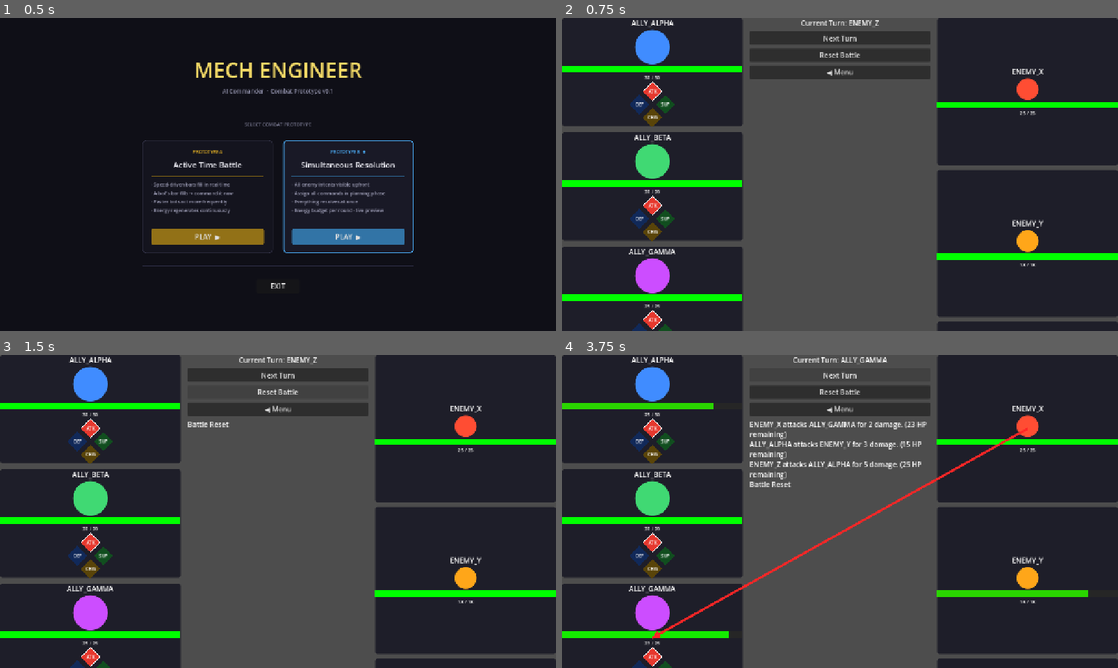
Above: before the commit, frames 1-4 (two rows, left to right).
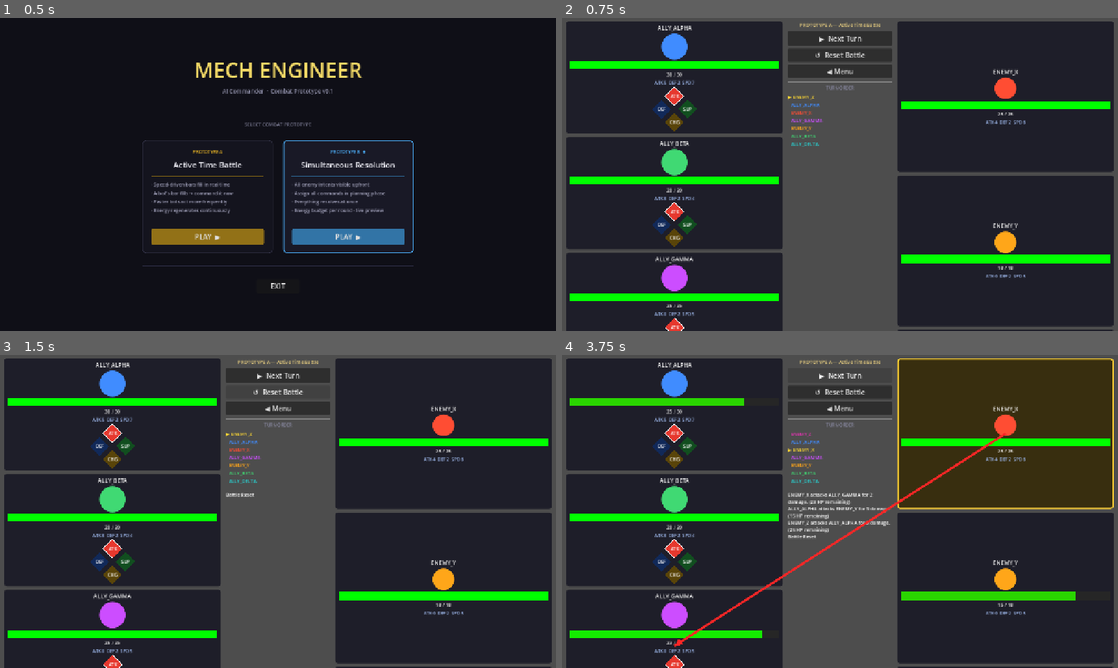
Above: after the commit, the same moments.

Repository: BrickwaII/MechEngineer
Game: Godot game, scene res://menu/main_menu.tscn
The game is run twice, just before and just after one commit, with the same random seed, the same clock (stepped at 60 frames per second) and the same inputs.
Inputs:
- Up to frame 1 (0.5 s): no input
- Up to frame 2 (0.75 s): click "PLAY ▶" at 0.5 s
- Up to frame 3 (1.5 s): click "Reset Battle" (after the commit: "↺ Reset Battle") at 1.25 s
- Up to frame 4 (3.75 s): click "Next Turn" (after the commit: "▶ Next Turn") at 2 s; click "Next Turn" (after the commit: "▶ Next Turn") at 2.75 s; click "Next Turn" (after the commit: "▶ Next Turn") at 3.5 s

Frame 1 is identical in both runs. In frame 2, 27% of the frame differs, in the area x 0-100%, y 0-100%; in frame 3, 28%; in frame 4, 44%.
Error after the commit: Invalid assignment of property or key 'text' with value of type 'String' on a base object of type 'Nil'. (res://systems/battle_manager.gd:213)

Commit message:
Prototype A UI: active bot highlight, stats row, turn queue, fixed layout
- BotCard: adds ATK/DEF/SPD stats label (with temp bonuses), amber active
  border style, set_active() method, taller health bar, content margins
- BattleManager: emits turn_started signal before processing each turn
- battle/main.gd: fixed-width center column (240px), expanding side columns,
  turn queue showing next 8 bots with arrow indicator, tracks active card
- ai_strategies.gd: annotate _pick_target return as Variant and sup_target
  variable explicitly to fix INFERRED_DECLARATION parser error

Diff:
--- a/battle/bot_card.gd
+++ b/battle/bot_card.gd
@@ -8,6 +8,7 @@
 var _name_label: Label
 var _health_bar: ProgressBar
 var _hp_label: Label
+var _stats_label: Label
 var _bar_style: StyleBoxFlat
 var _icon_style: StyleBoxFlat
 var _assignment_label: Label
@@ -15,6 +16,7 @@
 
 var _base_style: StyleBoxFlat
 var _highlight_style: StyleBoxFlat
+var _active_style: StyleBoxFlat
 
 func setup(data: BotData, icon_size: int, interactive: bool = false) -> void:
 	bot_data = data
@@ -23,23 +25,47 @@
 
 	_base_style = StyleBoxFlat.new()
 	_base_style.bg_color = Color(0.12, 0.12, 0.16)
-	_base_style.corner_radius_top_left = 6
-	_base_style.corner_radius_top_right = 6
-	_base_style.corner_radius_bottom_left = 6
+	_base_style.corner_radius_top_left     = 6
+	_base_style.corner_radius_top_right    = 6
+	_base_style.corner_radius_bottom_left  = 6
 	_base_style.corner_radius_bottom_right = 6
+	_base_style.content_margin_top    = 6
+	_base_style.content_margin_bottom = 6
+	_base_style.content_margin_left   = 8
+	_base_style.content_margin_right  = 8
 	add_theme_stylebox_override("panel", _base_style)
 
 	_highlight_style = StyleBoxFlat.new()
-	_highlight_style.bg_color = Color(0.18, 0.28, 0.42)
+	_highlight_style.bg_color = Color(0.12, 0.22, 0.38)
 	_highlight_style.border_color = Color(0.4, 0.8, 1.0)
-	_highlight_style.border_width_top = 2
-	_highlight_style.border_width_right = 2
+	_highlight_style.border_width_top    = 2
+	_highlight_style.border_width_right  = 2
 	_highlight_style.border_width_bottom = 2
-	_highlight_style.border_width_left = 2
-	_highlight_style.corner_radius_top_left = 6
-	_highlight_style.corner_radius_top_right = 6
-	_highlight_style.corner_radius_bottom_left = 6
+	_highlight_style.border_width_left   = 2
+	_highlight_style.corner_radius_top_left     = 6
+	_highlight_style.corner_radius_top_right    = 6
+	_highlight_style.corner_radius_bottom_left  = 6
 	_highlight_style.corner_radius_bottom_right = 6
+	_highlight_style.content_margin_top    = 6
+	_highlight_style.content_margin_bottom = 6
+	_highlight_style.content_margin_left   = 8
+	_highlight_style.content_margin_right  = 8
+
+	_active_style = StyleBoxFlat.new()
+	_active_style.bg_color = Color(0.22, 0.18, 0.06)
+	_active_style.border_color = Color(1.0, 0.82, 0.2)
+	_active_style.border_width_top    = 3
+	_active_style.border_width_right  = 3
+	_active_style.border_width_bottom = 3
+	_active_style.border_width_left   = 3
+	_active_style.corner_radius_top_left     = 6
+	_active_style.corner_radius_top_right    = 6
+	_active_style.corner_radius_bottom_left  = 6
+	_active_style.corner_radius_bottom_right = 6
+	_active_style.content_margin_top    = 6
+	_active_style.content_margin_bottom = 6
+	_active_style.content_margin_left   = 8
+	_active_style.content_margin_right  = 8
 
 	var vbox := VBoxContainer.new()
 	vbox.alignment = BoxContainer.ALIGNMENT_CENTER
@@ -49,6 +75,7 @@
 	_name_label = Label.new()
 	_name_label.text = data.bot_name
 	_name_label.horizontal_alignment = HORIZONTAL_ALIGNMENT_CENTER
+	_name_label.add_theme_font_size_override("font_size", 13)
 	vbox.add_child(_name_label)
 
 	var icon_center := CenterContainer.new()
@@ -59,9 +86,9 @@
 	icon_panel.custom_minimum_size = Vector2(icon_size, icon_size)
 	_icon_style = StyleBoxFlat.new()
 	_icon_style.bg_color = data.color
-	_icon_style.corner_radius_top_left    = icon_size / 2
-	_icon_style.corner_radius_top_right   = icon_size / 2
-	_icon_style.corner_radius_bottom_left = icon_size / 2
+	_icon_style.corner_radius_top_left     = icon_size / 2
+	_icon_style.corner_radius_top_right    = icon_size / 2
+	_icon_style.corner_radius_bottom_left  = icon_size / 2
 	_icon_style.corner_radius_bottom_right = icon_size / 2
 	_icon_style.border_color = Color(0.2, 1.0, 0.3)
 	icon_panel.add_theme_stylebox_override("panel", _icon_style)
@@ -72,7 +99,7 @@
 	_health_bar.max_value = 100.0
 	_health_bar.value = 100.0
 	_health_bar.show_percentage = false
-	_health_bar.custom_minimum_size = Vector2(80, 14)
+	_health_bar.custom_minimum_size = Vector2(60, 18)
 	_health_bar.size_flags_horizontal = Control.SIZE_EXPAND_FILL
 
 	var bg_style := StyleBoxFlat.new()
@@ -88,6 +115,13 @@
 	_hp_label.horizontal_alignment = HORIZONTAL_ALIGNMENT_CENTER
 	_hp_label.add_theme_font_size_override("font_size", 11)
 	vbox.add_child(_hp_label)
+
+	# Stats row: ATK · DEF · SPD
+	_stats_label = Label.new()
+	_stats_label.horizontal_alignment = HORIZONTAL_ALIGNMENT_CENTER
+	_stats_label.add_theme_font_size_override("font_size", 10)
+	_stats_label.add_theme_color_override("font_color", Color(0.6, 0.7, 0.9))
+	vbox.add_child(_stats_label)
 
 	_assignment_label = Label.new()
 	_assignment_label.horizontal_alignment = HORIZONTAL_ALIGNMENT_CENTER
@@ -111,6 +145,7 @@
 		modulate = Color(0.35, 0.35, 0.35)
 		_health_bar.value = 0.0
 		_hp_label.text = "DESTROYED"
+		_stats_label.text = ""
 		if _assignment_label:
 			_assignment_label.visible = false
 		return
@@ -120,6 +155,10 @@
 	_health_bar.value = pct * 100.0
 	_hp_label.text = "%d / %d" % [bot_data.current_hp, bot_data.max_hp]
 	_bar_style.bg_color = Color(1.0 - pct, pct, 0.0)
+
+	var atk := bot_data.attack + bot_data.temp_attack_bonus
+	var def := bot_data.defense + bot_data.temp_defense_bonus
+	_stats_label.text = "ATK %d  DEF %d  SPD %d" % [atk, def, bot_data.speed]
 
 	var border_w := 3 if bot_data.charge_state.is_active() else 0
 	_icon_style.border_width_top    = border_w
@@ -137,6 +176,9 @@
 func set_highlight(on: bool) -> void:
 	add_theme_stylebox_override("panel", _highlight_style if on else _base_style)
 
+func set_active(on: bool) -> void:
+	add_theme_stylebox_override("panel", _active_style if on else _base_style)
+
 func _gui_input(event: InputEvent) -> void:
 	if event is InputEventMouseButton \
 			and event.button_index == MOUSE_BUTTON_LEFT \
--- a/battle/main.gd
+++ b/battle/main.gd
@@ -3,49 +3,59 @@
 var battle_manager: BattleManager
 var bot_to_card: Dictionary = {}  # BotData -> BotCard
 
-var _turn_label: Label
 var _combat_log: RichTextLabel
 var _next_turn_btn: Button
 var _reset_btn: Button
 var _arrow_layer: AttackArrow
 var _ally_column: VBoxContainer
 var _enemy_column: VBoxContainer
+var _queue_box: VBoxContainer
+var _active_card: BotCard = null
 
 func _ready() -> void:
 	set_anchors_and_offsets_preset(Control.PRESET_FULL_RECT)
 
+	var margin := MarginContainer.new()
+	margin.set_anchors_and_offsets_preset(Control.PRESET_FULL_RECT)
+	margin.add_theme_constant_override("margin_top",    8)
+	margin.add_theme_constant_override("margin_bottom", 8)
+	margin.add_theme_constant_override("margin_left",  10)
+	margin.add_theme_constant_override("margin_right", 10)
+	add_child(margin)
+
 	var hbox := HBoxContainer.new()
-	hbox.set_anchors_and_offsets_preset(Control.PRESET_FULL_RECT)
-	hbox.add_theme_constant_override("separation", 16)
-	add_child(hbox)
-
-	# ── Ally column (left) ──────────────────────────────────────────────────
+	hbox.add_theme_constant_override("separation", 12)
+	margin.add_child(hbox)
+
+	# ── Ally column (left) — expands to fill ────────────────────────────────
 	_ally_column = VBoxContainer.new()
 	_ally_column.size_flags_horizontal = Control.SIZE_EXPAND_FILL
-	_ally_column.size_flags_vertical = Control.SIZE_EXPAND_FILL
-	_ally_column.alignment = BoxContainer.ALIGNMENT_CENTER
-	_ally_column.add_theme_constant_override("separation", 14)
+	_ally_column.size_flags_vertical   = Control.SIZE_EXPAND_FILL
+	_ally_column.add_theme_constant_override("separation", 8)
 	hbox.add_child(_ally_column)
 
-	# ── Center column ───────────────────────────────────────────────────────
+	# ── Center column — fixed width, does not expand ────────────────────────
 	var center := VBoxContainer.new()
-	center.size_flags_horizontal = Control.SIZE_EXPAND_FILL
-	center.size_flags_vertical = Control.SIZE_EXPAND_FILL
-	center.alignment = BoxContainer.ALIGNMENT_BEGIN
-	center.add_theme_constant_override("separation", 8)
+	center.size_flags_horizontal = Control.SIZE_SHRINK_CENTER
+	center.custom_minimum_size   = Vector2(240, 0)
+	center.size_flags_vertical   = Control.SIZE_EXPAND_FILL
+	center.add_theme_constant_override("separation", 6)
 	hbox.add_child(center)
 
-	_turn_label = Label.new()
-	_turn_label.text = "Battle Start"
-	_turn_label.horizontal_alignment = HORIZONTAL_ALIGNMENT_CENTER
-	center.add_child(_turn_label)
+	var header := Label.new()
+	header.text = "PROTOTYPE A — Active Time Battle"
+	header.horizontal_alignment = HORIZONTAL_ALIGNMENT_CENTER
+	header.add_theme_font_size_override("font_size", 11)
+	header.add_theme_color_override("font_color", Color(0.9, 0.8, 0.5))
+	center.add_child(header)
 
 	_next_turn_btn = Button.new()
-	_next_turn_btn.text = "Next Turn"
+	_next_turn_btn.text = "▶  Next Turn"
+	_next_turn_btn.custom_minimum_size = Vector2(0, 34)
 	center.add_child(_next_turn_btn)
 
 	_reset_btn = Button.new()
-	_reset_btn.text = "Reset Battle"
+	_reset_btn.text = "↺  Reset Battle"
 	center.add_child(_reset_btn)
 
 	var menu_btn := Button.new()
@@ -55,22 +65,38 @@
 	)
 	center.add_child(menu_btn)
 
+	var sep := HSeparator.new()
+	center.add_child(sep)
+
+	var queue_header := Label.new()
+	queue_header.text = "TURN ORDER"
+	queue_header.horizontal_alignment = HORIZONTAL_ALIGNMENT_CENTER
+	queue_header.add_theme_font_size_override("font_size", 10)
+	queue_header.add_theme_color_override("font_color", Color(0.55, 0.55, 0.65))
+	center.add_child(queue_header)
+
+	_queue_box = VBoxContainer.new()
+	_queue_box.add_theme_constant_override("separation", 2)
+	center.add_child(_queue_box)
+
+	var sep2 := HSeparator.new()
+	center.add_child(sep2)
+
 	_combat_log = RichTextLabel.new()
 	_combat_log.size_flags_vertical = Control.SIZE_EXPAND_FILL
-	_combat_log.custom_minimum_size = Vector2(0, 200)
 	_combat_log.fit_content = false
 	_combat_log.scroll_active = true
+	_combat_log.add_theme_font_size_override("normal_font_size", 11)
 	center.add_child(_combat_log)
 
-	# ── Enemy column (right) ────────────────────────────────────────────────
+	# ── Enemy column (right) — expands to fill ──────────────────────────────
 	_enemy_column = VBoxContainer.new()
 	_enemy_column.size_flags_horizontal = Control.SIZE_EXPAND_FILL
-	_enemy_column.size_flags_vertical = Control.SIZE_EXPAND_FILL
-	_enemy_column.alignment = BoxContainer.ALIGNMENT_CENTER
-	_enemy_column.add_theme_constant_override("separation", 10)
+	_enemy_column.size_flags_vertical   = Control.SIZE_EXPAND_FILL
+	_enemy_column.add_theme_constant_override("separation", 8)
 	hbox.add_child(_enemy_column)
 
-	# ── Arrow overlay (must be last child so it renders on top) ─────────────
+	# ── Arrow overlay (last child so it renders on top) ─────────────────────
 	_arrow_layer = AttackArrow.new()
 	_arrow_layer.set_anchors_and_offsets_preset(Control.PRESET_FULL_RECT)
 	_arrow_layer.mouse_filter = Control.MOUSE_FILTER_IGNORE
@@ -80,23 +106,25 @@
 	battle_manager = BattleManager.new()
 	add_child(battle_manager)
 	battle_manager.attack_performed.connect(_on_attack_performed)
-	battle_manager.setup_battle(_combat_log, _turn_label)
+	battle_manager.turn_started.connect(_on_turn_started)
+	battle_manager.setup_battle(_combat_log, null)
 
 	_build_bot_cards()
+	_refresh_queue()
 
 	_next_turn_btn.pressed.connect(_on_next_turn_pressed)
 	_reset_btn.pressed.connect(_on_reset_pressed)
 
-# ── Card building ────────────────────────────────────────────────────────────
+# ── Card building ─────────────────────────────────────────────────────────────
 
 func _build_bot_cards() -> void:
-	for ally in battle_manager.allies:
+	for ally: BotData in battle_manager.allies:
 		var card := BotCard.new()
 		_ally_column.add_child(card)
-		card.setup(ally, 80, true)   # interactive: player controls these
+		card.setup(ally, 60, true)
 		bot_to_card[ally] = card
 
-	for enemy in battle_manager.enemies:
+	for enemy: BotData in battle_manager.enemies:
 		var card := BotCard.new()
 		_enemy_column.add_child(card)
 		card.setup(enemy, 50, false)
@@ -106,29 +134,68 @@
 	for card in bot_to_card.values():
 		card.queue_free()
 	bot_to_card.clear()
+	_active_card = null
 
 func _refresh_all_cards() -> void:
 	for bot: BotData in bot_to_card:
 		(bot_to_card[bot] as BotCard).update_display()
 
-# ── Button handlers ──────────────────────────────────────────────────────────
-
-func _on_next_turn_pressed() -> void:
-	battle_manager.next_turn()
-
-func _on_reset_pressed() -> void:
-	_clear_bot_cards()
-	battle_manager.reset_battle()
-	_build_bot_cards()
-
-# ── Signal handlers ──────────────────────────────────────────────────────────
+# ── Turn queue display ────────────────────────────────────────────────────────
+
+func _refresh_queue() -> void:
+	for child in _queue_box.get_children():
+		child.queue_free()
+
+	var order := battle_manager.turn_order
+	var idx   := battle_manager.current_turn_index
+	var shown := 0
+	for i in range(order.size()):
+		var bot: BotData = order[i]
+		if bot.is_dead:
+			continue
+		var lbl := Label.new()
+		lbl.add_theme_font_size_override("font_size", 11)
+		if i == idx:
+			lbl.text = "▶ " + bot.bot_name
+			lbl.add_theme_color_override("font_color", Color(1.0, 0.85, 0.2))
+		else:
+			lbl.text = "  " + bot.bot_name
+			lbl.add_theme_color_override("font_color", bot.color)
+		_queue_box.add_child(lbl)
+		shown += 1
+		if shown >= 8:
+			break
+
+# ── Signal handlers ───────────────────────────────────────────────────────────
+
+func _on_turn_started(acting: BotData) -> void:
+	if _active_card:
+		_active_card.set_active(false)
+	_active_card = bot_to_card.get(acting) as BotCard
+	if _active_card:
+		_active_card.set_active(true)
+	_refresh_queue()
 
 func _on_attack_performed(attacker: BotData, target: BotData) -> void:
 	var from_card: BotCard = bot_to_card.get(attacker)
-	var to_card: BotCard = bot_to_card.get(target)
+	var to_card:   BotCard = bot_to_card.get(target)
 	if from_card and to_card:
 		_arrow_layer.show_attack(
 			from_card.get_global_rect().get_center(),
 			to_card.get_global_rect().get_center()
 		)
 	_refresh_all_cards()
+
+# ── Button handlers ───────────────────────────────────────────────────────────
+
+func _on_next_turn_pressed() -> void:
+	battle_manager.next_turn()
+
+func _on_reset_pressed() -> void:
+	if _active_card:
+		_active_card.set_active(false)
+		_active_card = null
+	_clear_bot_cards()
+	battle_manager.reset_battle()
+	_build_bot_cards()
+	_refresh_queue()
--- a/systems/battle_manager.gd
+++ b/systems/battle_manager.gd
@@ -2,6 +2,7 @@
 class_name BattleManager
 
 signal attack_performed(attacker: BotData, target: BotData)
+signal turn_started(acting_bot: BotData)
 
 var allies: Array[BotData] = []
 var enemies: Array[BotData] = []
@@ -116,6 +117,7 @@
 		next_turn()
 		return
 
+	turn_started.emit(acting_bot)
 	_process_turn(acting_bot)
 	current_turn_index += 1
 	update_turn_label()
--- a/tools/ai_strategies.gd
+++ b/tools/ai_strategies.gd
@@ -105,7 +105,7 @@
 		# No attack fits — try a cheap support
 		var sup := _cheapest_in(bot.skill_slots.get("support", []), rem)
 		if sup:
-			var sup_target := _pick_target(sup, bot, bots, enemies)
+			var sup_target: Variant = _pick_target(sup, bot, bots, enemies)
 			asgn[bot.id] = { "skill": sup, "target": sup_target }
 			rem -= sup.energy_cost
 
@@ -114,7 +114,7 @@
 # ── Shared helpers ────────────────────────────────────────────────────────────
 
 static func _pick_target(skill: SkillData, self_bot: BotData,
-		bots: Array, enemies: Array):
+		bots: Array, enemies: Array) -> Variant:
 	match skill.target_type:
 		"single_enemy":
 			return _weakest_enemy(enemies)
